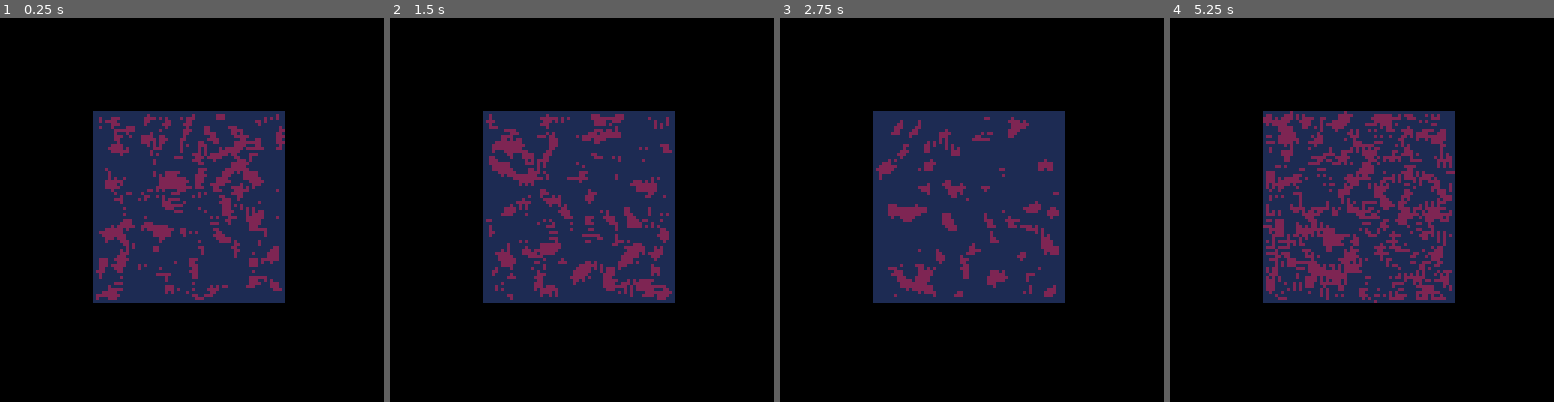
Above: before the commit, frames 1-4 (left to right).
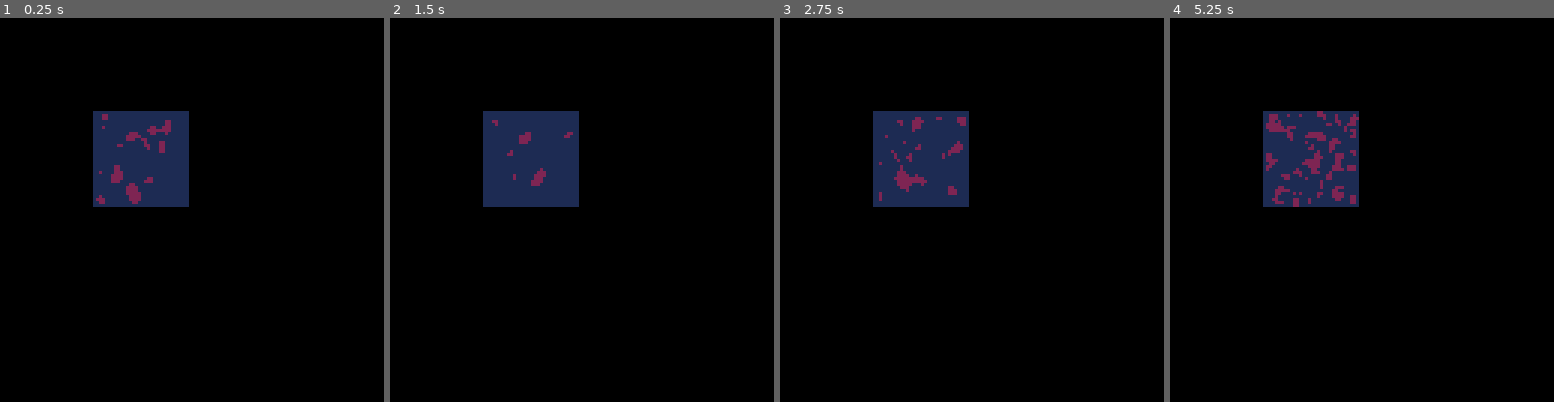
Above: after the commit, the same moments.

Repository: mccolgst/pico-8-cartridges
Game: PICO-8 cartridge cave_procgen.p8
Two runs of this game, one before a commit and one after it. Both use one fixed random seed, a clock stepped at 60 frames per second and the inputs below.
Inputs:
- Up to frame 1 (0.25 s): no input
- Up to frame 2 (1.5 s): tap X (X key) at 1.07 s
- Up to frame 3 (2.75 s): tap X (X key) at 2.07, 2.4, 2.73 s
- Up to frame 4 (5.25 s): tap X (X key) every 0.33 s from 3.07 to 5.07 s

The runs differ from the first frame. In frame 1, 21% of the frame differs, in the area x 24-75%, y 24-75%; in frame 2, 20%; in frame 3, 20%; in frame 4, 21%.

Commit message:
fix cave procgen algorithm

Diff:
--- a/cave_procgen.p8
+++ b/cave_procgen.p8
@@ -2,7 +2,7 @@
 version 8
 __lua__
 grid = {}
-g_wid = 128/2
+g_wid = 128/4
 i=0
 t=0
 
@@ -43,9 +43,9 @@
 
 function do_iteration(grid)
   local new_grid = {}
-  for y=1,g_wid do
+  for x=1,g_wid do
     new_row = {}
-    for x=1,g_wid do
+    for y=1,g_wid do
       add(new_row, is_wall(x,y, grid))
     end
     add(new_grid, new_row)
@@ -54,36 +54,36 @@
   return new_grid
 end
 
-function is_wall(x,y,grid)
+function is_wall(x,y,input_grid)
   local sum_neighbors=0
   local is_wall=0
 
+  if x > 1 then
+    if y > 1 then
+      sum_neighbors+=input_grid[x-1][y-1]
+    end
+    sum_neighbors+=input_grid[x-1][y]
+    if y < g_wid then
+      sum_neighbors+=input_grid[x-1][y+1]
+    end
+  end
   if y > 1 then
-    if x > 1 then
-      sum_neighbors+=grid[y-1][x-1]
-    end
-    sum_neighbors+=grid[y-1][x]
-    if x < g_wid then
-      sum_neighbors+=grid[y-1][x+1]
-    end
-  end
-  if x > 1 then
-    sum_neighbors+=grid[y][x-1]
+    sum_neighbors+=input_grid[x][y-1]
   end
   // skip this one sum_neighbors+=grid[y][x]
+  if y < g_wid then
+    sum_neighbors+=input_grid[x][y+1]
+  end
   if x < g_wid then
-    sum_neighbors+=grid[y][x+1]
-  end
-  if y < g_wid then
-    if x > 1 then
-      sum_neighbors+=grid[y+1][x-1]
-    end
-    sum_neighbors+=grid[y+1][x]
-    if x < g_wid then
-      sum_neighbors+=grid[y+1][x+1]
-    end
-  end
-  if grid[y][x] then
+    if y > 1 then
+      sum_neighbors+=input_grid[x+1][y-1]
+    end
+    sum_neighbors+=input_grid[x+1][y]
+    if y < g_wid then
+      sum_neighbors+=input_grid[x+1][y+1]
+    end
+  end
+  if grid[x][y]==1 then
 				// need 4 neighbors to become wall
     if sum_neighbors > 4 then
       is_wall=1
